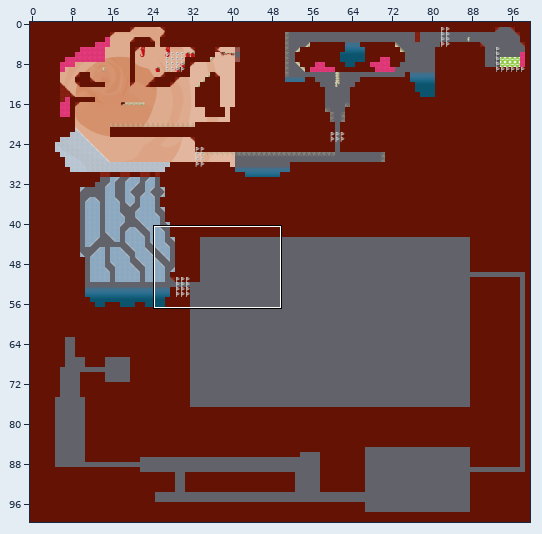
Two states of a Tiled map, data/assets/Maps/Level2.tmx. The picture above shows the old version from afar; the outline marks the close-up.
Close-up. Earlier state:
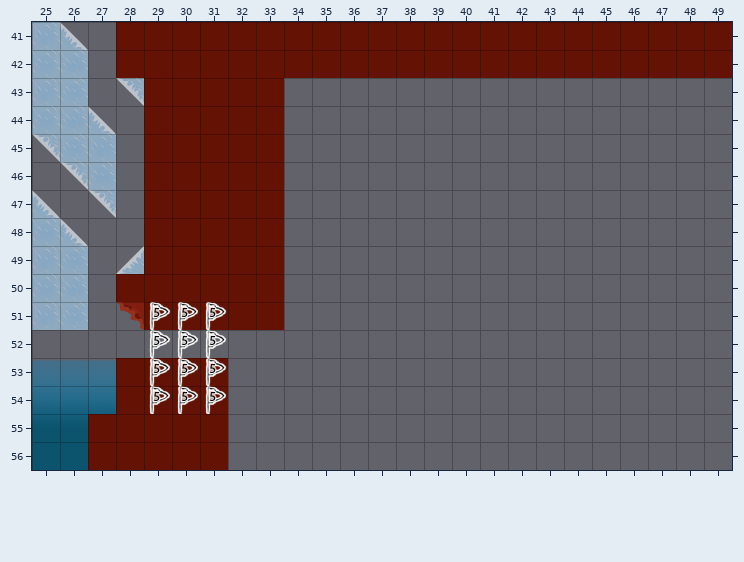
Cells are 64x64 px. Shown: x 25..49, y 41..56. The commit also changed other parts of the map, which this record leaves out.
Once edited:
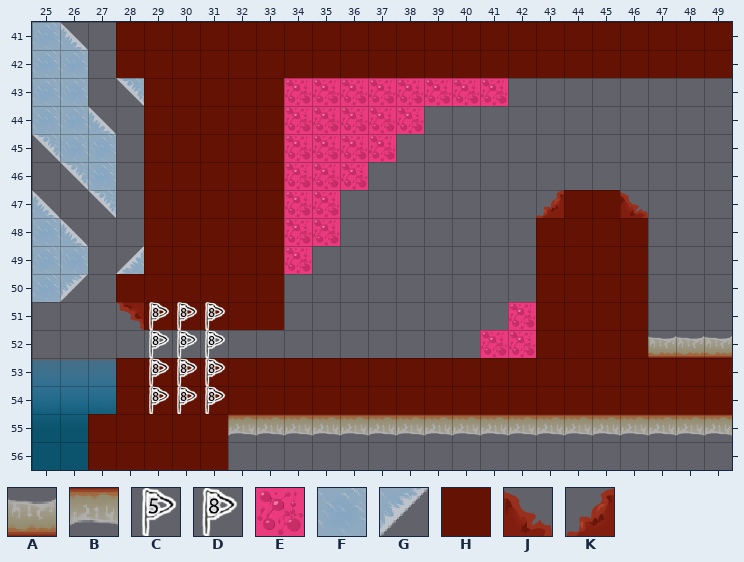
Key: from "Bouncy": A 0 "NonEdibleEdge", B 2; from "CheckpointFlags": C 4, D 7; from "Gum": E 0 "Block"; from "Ice": F 0 "Block"; from "IceSlopes": G 12; from "MeatNonEdible": H 0 "NonEdible"; from "MeatSlopes": J 0 "Slope", K 4.
_ is an empty cell, . an unchanged one.
See-through tiles are keyed as they look on the map.
The edit:
--- layer "Level"
@@ x 25..49 @@
-43 .........________........
-44 ........._____...........
-45 .........____............
-46 .........___.............
-47 .........__.......____...
-48 .........__.......____...
-49 ........._........____...
-50 .F................____...
-51 FF..............._____...
-52 ................_________
-53 .......__________________
-54 .......__________________
-55 .......__________________
+43 .........EEEEEEEE........
+44 .........EEEEE...........
+45 .........EEEE............
+46 .........EEE.............
+47 .........EE.......KHHJ...
+48 .........EE.......HHHH...
+49 .........E........HHHH...
+50 .G................HHHH...
+51 __...............EHHHH...
+52 ................EEHHHHAAA
+53 .......HHHHHHHHHHHHHHHHHH
+54 .......HHHHHHHHHHHHHHHHHH
+55 .......BBBBBBBBBBBBBBBBBB
--- layer "Flags"
@@ x 29..31 @@
-51 CCC
-52 CCC
-53 CCC
-54 CCC
+51 DDD
+52 DDD
+53 DDD
+54 DDD
